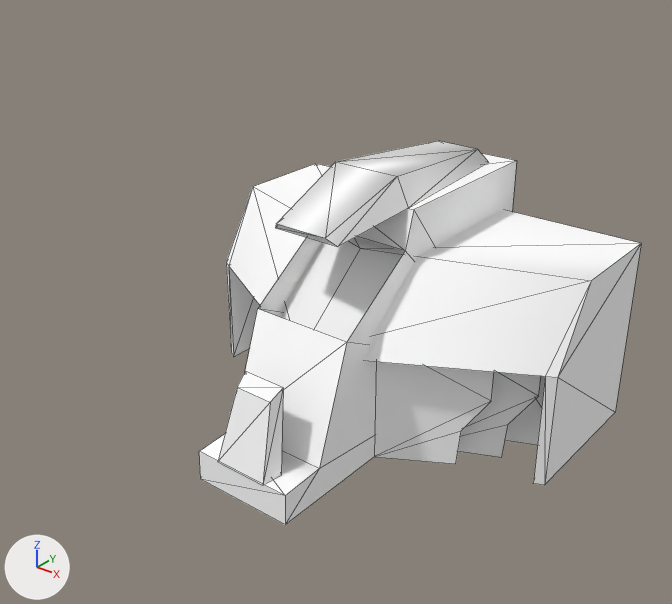
Two versions of the OBJ model Assets/Art/Nova1492/GXConverted/Models/UnitParts/ArmWeapons/datan_common___Front_ed8af927.obj, one commit apart.
One viewpoint serves both versions: a camera (50 mm lens) standing at (1.78, -2.53, 1.29) and looking at (0.04, -0.36, -0.05). Arrows for +X, +Y and +Z are at lower left; the lights stay in place. The older version comes first. Mesh edges are drawn as thin lines. Where no turn or scale is listed for an object, it has been applied to the vertices. Vertices at exactly the same position are counted once.

Objects in the first picture: 'datan_common___Front_ed8af927'.
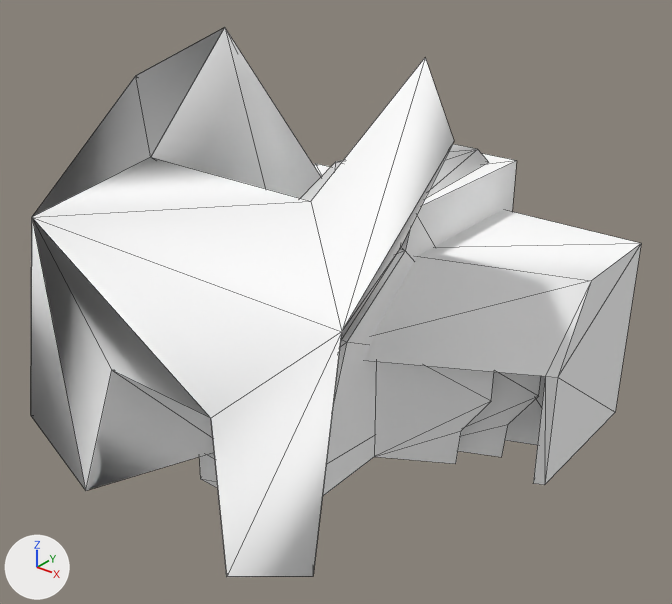
Location of each change, [x1, y1, x2, y2] in pixels of the pictures (672 x 604 px):
'datan_common___Front_ed8af927', reshaped
    before: [199, 141, 641, 525]
    after: [199, 144, 641, 496]
'datan_common___Front_ed8af927_mesh07', added
    after: [31, 27, 454, 577]
'datan_common___Front_ed8af927_mesh06', added
    after: [86, 28, 452, 532]
part 1 of me_datan_common___front_ed8af927, added
    after: [342, 249, 405, 342]

Edits to the bpy script that builds the scene:
```text
Change me_datan_common___front_ed8af927:
    used by ob_datan_common___front_ed8af927; location = (0.0, 0.0, 0.0)
    verts and faces of me_datan_common___front_ed8af927; kept vertices keep their numbers, new ones are numbered from 84
    before: 5 (0.191, -0.182, 0.108) at pixel (405, 250), 6 (0.191, -0.492, -0.102) at pixel (346, 342), 14 (-0.191, -0.182, 0.108), 15 (-0.191, -0.492, -0.102) at pixel (257, 308)
    remove me_datan_common___front_ed8af927.from_pydata(...)  # 84 vertices, 95 faces; spans x -0.733..0.733, y -0.803..0.542, z -0.628..0.341
    add me_datan_common___front_ed8af927.from_pydata(...)  # 84 vertices, 97 faces; spans x -0.733..0.733, y -0.803..0.542, z -0.628..0.341
    me_datan_common___front_ed8af927 part 1
    add faces += [(5, 14, 15), (5, 15, 6)]
Add me_datan_common___front_ed8af927_mesh07:
    me_datan_common___front_ed8af927_mesh07.from_pydata([(-0.307, -0.795, 0.476), (-0.377, -0.395, 0.789), (-0.598, -0.586, 0.641), (-0.598, -1.033, 0.29), (0.377, -0.395, 0.789), (0.307, -0.795, 0.476), (0.598, -1.033, 0.29), (0.598, -0.586, 0.641), (0.205, -1.097, -0.073), (0.307, -1.173, -0.51), (0.598, -1.147, -0.361), (-0.598, -1.147, -0.361), (-0.307, -1.173, -0.51), (-0.205, -1.097, -0.073)], [], [(0, 1, 2), (0, 2, 3), (3, 12, 13), (3, 13, 8), (5, 4, 6), (6, 4, 7), (8, 6, 9), (9, 6, 10), (11, 3, 12), (0, 5, 3), (3, 5, 6), (8, 3, 6)])
    me_datan_common___front_ed8af927_mesh07.materials.append(mat_datan_common___front_ed8af927)  # white #ffffff
Add me_datan_common___front_ed8af927_mesh06:
    me_datan_common___front_ed8af927_mesh06.from_pydata(...)  # 28 vertices, 28 faces; spans x -0.598..0.598, y -1.173..-0.141, z -0.514..0.789
    me_datan_common___front_ed8af927_mesh06.materials.append(mat_datan_common___front_ed8af927)  # white #ffffff
Add ob_datan_common___front_ed8af927_mesh07:
    ob_datan_common___front_ed8af927_mesh07 = bpy.data.objects.new('datan_common___Front_ed8af927_mesh07', me_datan_common___front_ed8af927_mesh07)
    ob_datan_common___front_ed8af927_mesh07.location = (0.0, 0.0, 0.0)
Add ob_datan_common___front_ed8af927_mesh06:
    ob_datan_common___front_ed8af927_mesh06 = bpy.data.objects.new('datan_common___Front_ed8af927_mesh06', me_datan_common___front_ed8af927_mesh06)
    ob_datan_common___front_ed8af927_mesh06.location = (0.0, 0.0, 0.0)
```
